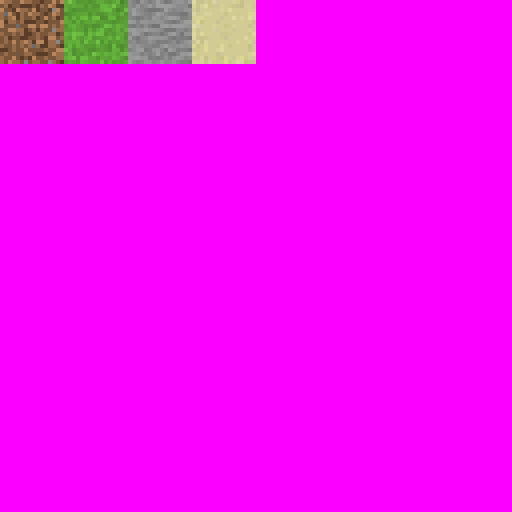
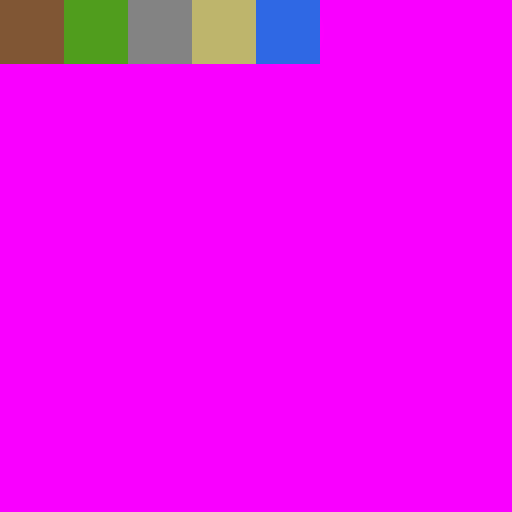
Two versions of the same layered image (512×512). Layer-by-layer changes:
removed layer "Pasted Layer" over [0, 0, 64, 64]
added layer "Vignette3" (soft light) above "Dirt" over [0, 0, 512, 512]
added layer "Dirt" above "Background" over [0, 0, 320, 64]
painted on "Background" over [0, 0, 64, 64]
